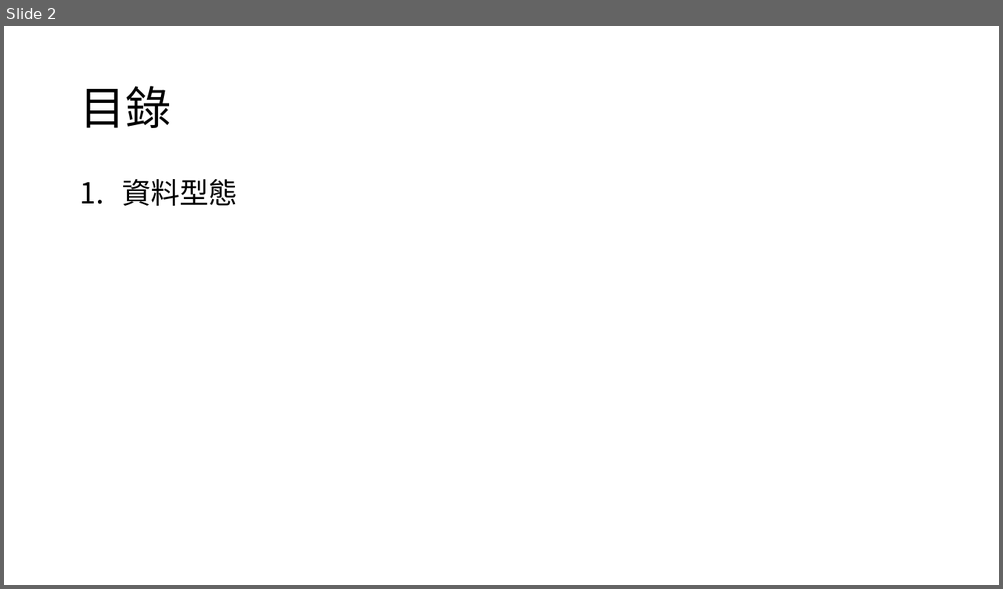
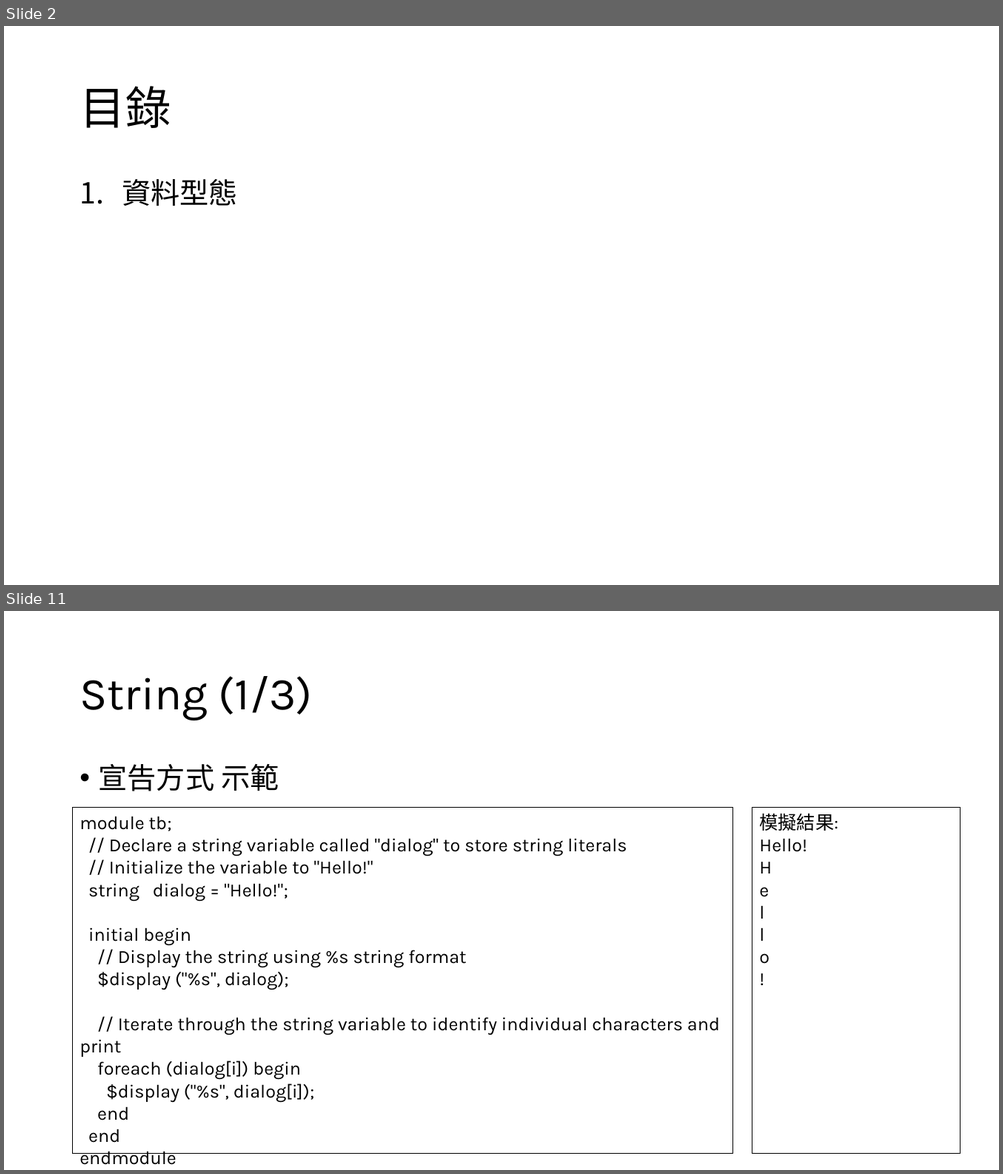
Before and after one commit to s9001055/DV_learning, a slide deck: systemverilog/SystemVerilog_語法學習.pptx. Shown one above the other, each under a label of ours: slide 2 before the commit, slides 2 and 11 after it; the slides between them are not shown. The pictures are 1003x589 and 1003x1174 pixels, drawn with LibreOffice and Linux fonts; fonts in the diff are those of the drawing. Boxes give left, top, right and bottom in pixels: in the first picture for what was removed or moved away, otherwise in the second. Text is boxed around its words. In the diff, an @@ line names an element or a change of style, - is before the commit and + after.

Commit message:
add 2state, 4state, string, enum, array

```diff
--- a/systemverilog/SystemVerilog_語法學習.pptx
+++ b/systemverilog/SystemVerilog_語法學習.pptx
@@ slide 11 added at [4, 611, 999, 1170], background #FFFFFF @@
@@ title added at [79, 676, 313, 721], 44 pt, text #000000 @@
+String (1/3)
@@ text added at [99, 764, 279, 792], 28 pt, text #000000 @@
+• 宣告方式 示範
@@ rectangle added at [73, 807, 733, 1153], outline #000000 0.75 pt, 18 pt, text #000000 @@
+module tb;
+// Declare a string variable called "dialog" to store string literals
+// Initialize the variable to "Hello!"
+string dialog = "Hello!";
+initial begin
+// Display the string using %s string format
+$display ("%s", dialog);
+// Iterate through the string variable to identify individual characters and print
+foreach (dialog[i]) begin
+$display ("%s", dialog[i]);
+end
+end
+endmodule
@@ rectangle added at [752, 807, 961, 1153], outline #000000 0.75 pt, 18 pt, text #000000 @@
+模擬結果:
+Hello!
+H
+e
+l
+l
+o
+!
```
Also in this commit, not shown: 2 slides changed, 12 other slides added.
